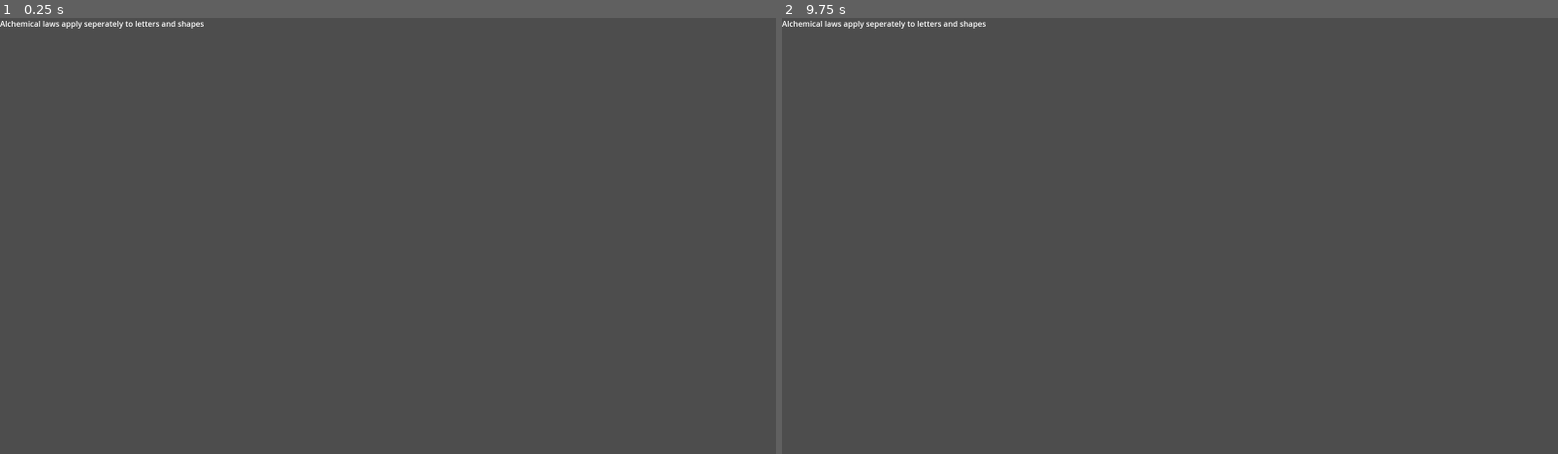
Above: before the commit, frames 1-2 (left to right).
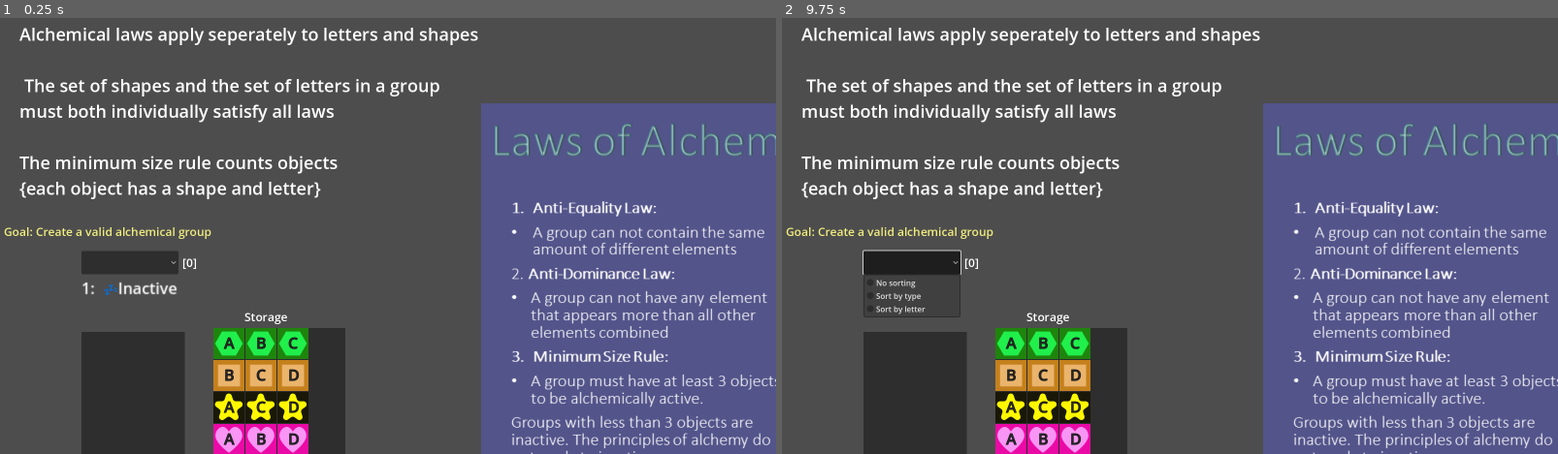
Above: after the commit, the same moments.

Repository: ninjacreeper47/Meriam-s-Trial
Game: Godot game, scene res://Levels/alchemypractice2.tscn
Same seed, same stepped clock (60 frames per second), same inputs: the game is played once before the commit and once after it. This scene is started directly instead of the project's main scene.
Inputs (mouse positions are in pixels of both pictures, inside the frame that each line leads up to):
- Up to frame 1 (0.25 s): no input
- Up to frame 2 (9.75 s): click (1014, 345) at 0.5 s, where only the run after the commit has a clickable "A"; click (1045, 345) at 1.25 s, where only the run after the commit has a clickable "B"; click (1076, 345) at 2 s, where only the run after the commit has a clickable "C"; click (1014, 375) at 2.75 s, where only the run after the commit has a clickable "B"; click (1045, 375) at 3.5 s, where only the run after the commit has a clickable "C"; click (1076, 375) at 4.25 s, where only the run after the commit has a clickable "D"; click (1014, 406) at 5 s, where only the run after the commit has a clickable "A"; click (1045, 406) at 5.75 s, where only the run after the commit has a clickable "C"; click (1076, 406) at 6.5 s, where only the run after the commit has a clickable "D"; click (1014, 440) at 7.25 s, where only the run after the commit has a clickable "A"; click (1045, 440) at 8 s, where only the run after the commit has a clickable "B"; click (1076, 440) at 8.75 s, where only the run after the commit has a clickable "D"; click (913, 262) at 9.52 s

The runs differ from the first frame. In frame 1, 43% of the frame differs, in the area x 0-100%, y 0-100%; in frame 2, 44%.

Commit message:
Finished Alchemy practice 1 and 2

Diff:
--- a/Levels/alchemypractice1.tscn
+++ b/Levels/alchemypractice1.tscn
@@ -1,9 +1,10 @@
-[gd_scene load_steps=5 format=3 uid="uid://cedlgc0ig8tpn"]
+[gd_scene load_steps=6 format=3 uid="uid://cedlgc0ig8tpn"]
 
 [ext_resource type="PackedScene" uid="uid://bei423sbo6cig" path="res://storage_container.tscn" id="2_51xqy"]
 [ext_resource type="PackedScene" uid="uid://bq55k435edwi7" path="res://experiment_display.tscn" id="3_d3yfb"]
 [ext_resource type="PackedScene" uid="uid://baom7038jho5x" path="res://Essence.tscn" id="3_w7ruw"]
 [ext_resource type="PackedScene" uid="uid://qut8qjgu8hel" path="res://advance_button.tscn" id="4_o27jm"]
+[ext_resource type="Texture2D" uid="uid://bu51kkw1j8tbp" path="res://Assets/How to Play/Laws of Alchemy.png" id="5_cpjnj"]
 
 [node name="alchemypractice1" type="Control"]
 layout_mode = 3
@@ -14,15 +15,16 @@
 grow_vertical = 2
 
 [node name="StorageContainer" parent="." instance=ExtResource("2_51xqy")]
-offset_left = 744.0
-offset_top = 512.0
-offset_right = 1008.0
-offset_bottom = 648.0
+offset_left = 544.0
+offset_top = 648.0
+offset_right = 808.0
+offset_bottom = 784.0
 metadata/_edit_group_ = true
 
 [node name="StorageBackground" parent="StorageContainer" index="0"]
-offset_right = 1008.0
-offset_bottom = 528.0
+offset_left = 6.0
+offset_right = 794.0
+offset_bottom = 260.0
 
 [node name="Storage" parent="StorageContainer/StorageBackground" index="0"]
 columns = 6
@@ -86,10 +88,11 @@
 my_type = "Metal"
 
 [node name="ExperimentDisplay" parent="." instance=ExtResource("3_d3yfb")]
-offset_left = 88.0
-offset_top = 224.0
-offset_right = 344.0
-offset_bottom = 832.0
+offset_left = 256.0
+offset_top = 296.0
+offset_right = 512.0
+offset_bottom = 904.0
+scale = Vector2(1.2, 1.2)
 
 [node name="Experiment1" parent="ExperimentDisplay/ExperimentBackground1" index="0"]
 practice_experiment = true
@@ -102,15 +105,38 @@
 
 [node name="AdvanceButton" parent="." instance=ExtResource("4_o27jm")]
 layout_mode = 0
-offset_left = 848.0
-offset_top = 352.0
-offset_right = 1136.0
-offset_bottom = 448.0
+offset_left = 648.0
+offset_top = 488.0
+offset_right = 936.0
+offset_bottom = 584.0
 
-[node name="Label" type="Label" parent="."]
+[node name="ScreenTitle" type="Label" parent="."]
 layout_mode = 0
-offset_right = 1168.0
-offset_bottom = 224.0
+offset_left = 144.0
+offset_top = 8.0
+offset_right = 1207.0
+offset_bottom = 104.0
+theme_override_font_sizes/font_size = 64
+text = "Fundementals of Alchemy Tutorial"
+
+[node name="GoalLabel" type="Label" parent="."]
+layout_mode = 0
+offset_left = 88.0
+offset_top = 248.0
+offset_right = 704.0
+offset_bottom = 360.0
+theme_override_colors/font_color = Color(0.941176, 0.929412, 0.498039, 1)
+theme_override_font_sizes/font_size = 32
+text = "GOAL: Drag tiles from storage to
+Create a valid alchemical group here"
+
+[node name="AlchemyReference" type="TextureRect" parent="."]
+layout_mode = 0
+offset_left = 992.0
+offset_top = 176.0
+offset_right = 1704.0
+offset_bottom = 1008.0
+texture = ExtResource("5_cpjnj")
 
 [editable path="StorageContainer"]
 [editable path="ExperimentDisplay"]
--- a/Levels/alchemypractice2.tscn
+++ b/Levels/alchemypractice2.tscn
@@ -1,4 +1,10 @@
-[gd_scene format=3 uid="uid://cpe3m0od32ov3"]
+[gd_scene load_steps=6 format=3 uid="uid://cpe3m0od32ov3"]
+
+[ext_resource type="PackedScene" uid="uid://dvrtu5qpvhj05" path="res://practice_experiment_display.tscn" id="1_iwyd1"]
+[ext_resource type="PackedScene" uid="uid://bei423sbo6cig" path="res://storage_container.tscn" id="2_hx268"]
+[ext_resource type="Texture2D" uid="uid://bu51kkw1j8tbp" path="res://Assets/How to Play/Laws of Alchemy.png" id="3_5f0xj"]
+[ext_resource type="PackedScene" uid="uid://baom7038jho5x" path="res://Essence.tscn" id="3_vxu1m"]
+[ext_resource type="PackedScene" uid="uid://qut8qjgu8hel" path="res://advance_button.tscn" id="4_vyxpk"]
 
 [node name="alchemypractice2" type="Control"]
 layout_mode = 3
@@ -8,8 +14,121 @@
 grow_horizontal = 2
 grow_vertical = 2
 
-[node name="Label" type="Label" parent="."]
+[node name="ShapeLetterHint" type="Label" parent="."]
 layout_mode = 0
-offset_right = 1120.0
-offset_bottom = 288.0
-text = "Alchemical laws apply seperately to letters and shapes"
+offset_left = 40.0
+offset_top = 8.0
+offset_right = 986.0
+offset_bottom = 424.0
+theme_override_font_sizes/font_size = 36
+text = "Alchemical laws apply seperately to letters and shapes
+
+ The set of shapes and the set of letters in a group
+must both individually satisfy all laws
+
+The minimum size rule counts objects
+{each object has a shape and letter}
+"
+
+[node name="ExperimentDisplay" parent="." instance=ExtResource("1_iwyd1")]
+offset_left = 168.0
+offset_top = 480.0
+offset_right = 424.0
+offset_bottom = 1024.0
+
+[node name="StorageContainer" parent="." instance=ExtResource("2_hx268")]
+offset_left = 440.0
+offset_top = 640.0
+offset_right = 688.0
+offset_bottom = 776.0
+metadata/_edit_group_ = true
+
+[node name="StorageBackground" parent="StorageContainer" index="0"]
+offset_right = 544.0
+offset_bottom = 672.0
+
+[node name="Storage" parent="StorageContainer/StorageBackground" index="0"]
+columns = 3
+capacity = 16
+
+[node name="Essence" parent="StorageContainer/StorageBackground/Storage" index="0" instance=ExtResource("3_vxu1m")]
+layout_mode = 2
+
+[node name="Essence2" parent="StorageContainer/StorageBackground/Storage" index="1" instance=ExtResource("3_vxu1m")]
+layout_mode = 2
+value = "B"
+
+[node name="Essence3" parent="StorageContainer/StorageBackground/Storage" index="2" instance=ExtResource("3_vxu1m")]
+layout_mode = 2
+value = "C"
+
+[node name="Essence4" parent="StorageContainer/StorageBackground/Storage" index="3" instance=ExtResource("3_vxu1m")]
+layout_mode = 2
+value = "B"
+my_type = "Metal"
+
+[node name="Essence5" parent="StorageContainer/StorageBackground/Storage" index="4" instance=ExtResource("3_vxu1m")]
+layout_mode = 2
+value = "C"
+my_type = "Metal"
+
+[node name="Essence6" parent="StorageContainer/StorageBackground/Storage" index="5" instance=ExtResource("3_vxu1m")]
+layout_mode = 2
+value = "D"
+my_type = "Metal"
+
+[node name="Essence7" parent="StorageContainer/StorageBackground/Storage" index="6" instance=ExtResource("3_vxu1m")]
+layout_mode = 2
+my_type = "Star"
+
+[node name="Essence8" parent="StorageContainer/StorageBackground/Storage" index="7" instance=ExtResource("3_vxu1m")]
+layout_mode = 2
+value = "C"
+my_type = "Star"
+
+[node name="Essence9" parent="StorageContainer/StorageBackground/Storage" index="8" instance=ExtResource("3_vxu1m")]
+layout_mode = 2
+value = "D"
+my_type = "Star"
+
+[node name="Essence10" parent="StorageContainer/StorageBackground/Storage" index="9" instance=ExtResource("3_vxu1m")]
+layout_mode = 2
+my_type = "Friendship"
+
+[node name="Essence11" parent="StorageContainer/StorageBackground/Storage" index="10" instance=ExtResource("3_vxu1m")]
+layout_mode = 2
+value = "B"
+my_type = "Friendship"
+
+[node name="Essence12" parent="StorageContainer/StorageBackground/Storage" index="11" instance=ExtResource("3_vxu1m")]
+layout_mode = 2
+value = "D"
+my_type = "Friendship"
+
+[node name="AlchemyReference" type="TextureRect" parent="."]
+layout_mode = 0
+offset_left = 992.0
+offset_top = 176.0
+offset_right = 1704.0
+offset_bottom = 1008.0
+texture = ExtResource("3_5f0xj")
+
+[node name="AdvanceButton" parent="." instance=ExtResource("4_vyxpk")]
+layout_mode = 0
+offset_left = 496.0
+offset_top = 464.0
+offset_right = 784.0
+offset_bottom = 560.0
+
+[node name="GoalLabel" type="Label" parent="."]
+layout_mode = 2
+offset_left = 8.0
+offset_top = 424.0
+offset_right = 496.0
+offset_bottom = 461.0
+theme_override_colors/font_color = Color(0.941176, 0.929412, 0.498039, 1)
+theme_override_font_sizes/font_size = 24
+text = "Goal: Create a valid alchemical group "
+
+[editable path="ExperimentDisplay"]
+[editable path="StorageContainer"]
--- a/advance_button.gd
+++ b/advance_button.gd
@@ -11,6 +11,8 @@
 
 func _on_pressed():
 	if get_tree().get_current_scene().get_name() == "alchemypractice1":
+		alchemy._clear_game_state()
 		get_tree().change_scene_to_file("res://Levels/alchemypractice2.tscn")
 	if get_tree().get_current_scene().get_name() == "alchemypractice2":
+		alchemy._clear_game_state()
 		get_tree().change_scene_to_file("res://Levels/main.tscn")
--- a/advance_button.tscn
+++ b/advance_button.tscn
@@ -6,7 +6,7 @@
 offset_right = 288.0
 offset_bottom = 80.0
 theme_override_font_sizes/font_size = 64
-text = "NEXT"
+text = "CONTINUE"
 script = ExtResource("1_jiq0v")
 
 [connection signal="pressed" from="." to="." method="_on_pressed"]
--- a/alchemy.gd
+++ b/alchemy.gd
@@ -14,6 +14,8 @@
 
 var game_playing = true
 var queue_reset = false
+
+var practice_environment = false
 var forced_meta_threshold = 20
 
 var debug_research_locking_disabled = false
@@ -44,6 +46,7 @@
 	essence_counts.clear()
 	active_type_counts.clear()
 	labatory_stable = true
+	practice_environment = false
 	essence_goal = 0
 	active_experiments = 0
 # Called every frame. 'delta' is the elapsed time since the previous frame.
@@ -105,6 +108,8 @@
 
 func _check_labatory_stability():
 	for i in range(1, experiment_nodes.size()):
+		if experiment_nodes[i].practice_experiment == true:
+			practice_environment = true
 		experiment_nodes[i]._check_laws()
 		if(experiment_nodes[i].stable == false && experiment_nodes[i].active == true):
 			return false
@@ -115,6 +120,8 @@
 	_check_victory()
 func _check_victory():
 	if !_check_labatory_stability():
+		return
+	if practice_environment:
 		return
 	if  _count_active_essences() >= essence_goal:
 			game_won.emit()
Binary file added: Assets/How to Play/Laws of Alchemy.png
Not shown, added: Assets/How to Play/Laws of Alchemy.png.import
Not shown, changed: Assets/How to Play/Instructions.pptx
Not shown, added: Assets/How to Play/Laws of Alchemy.pptx
